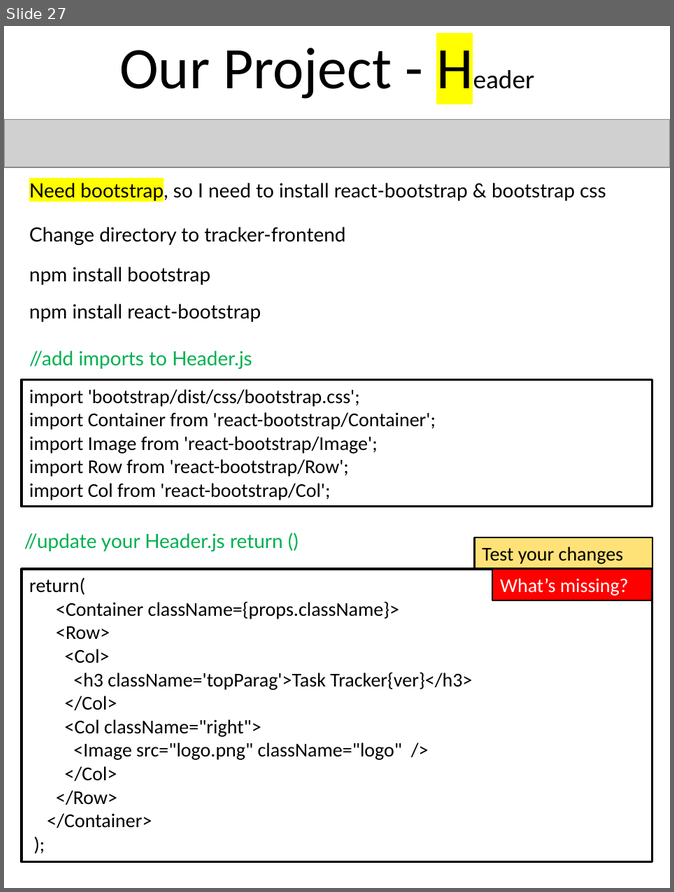
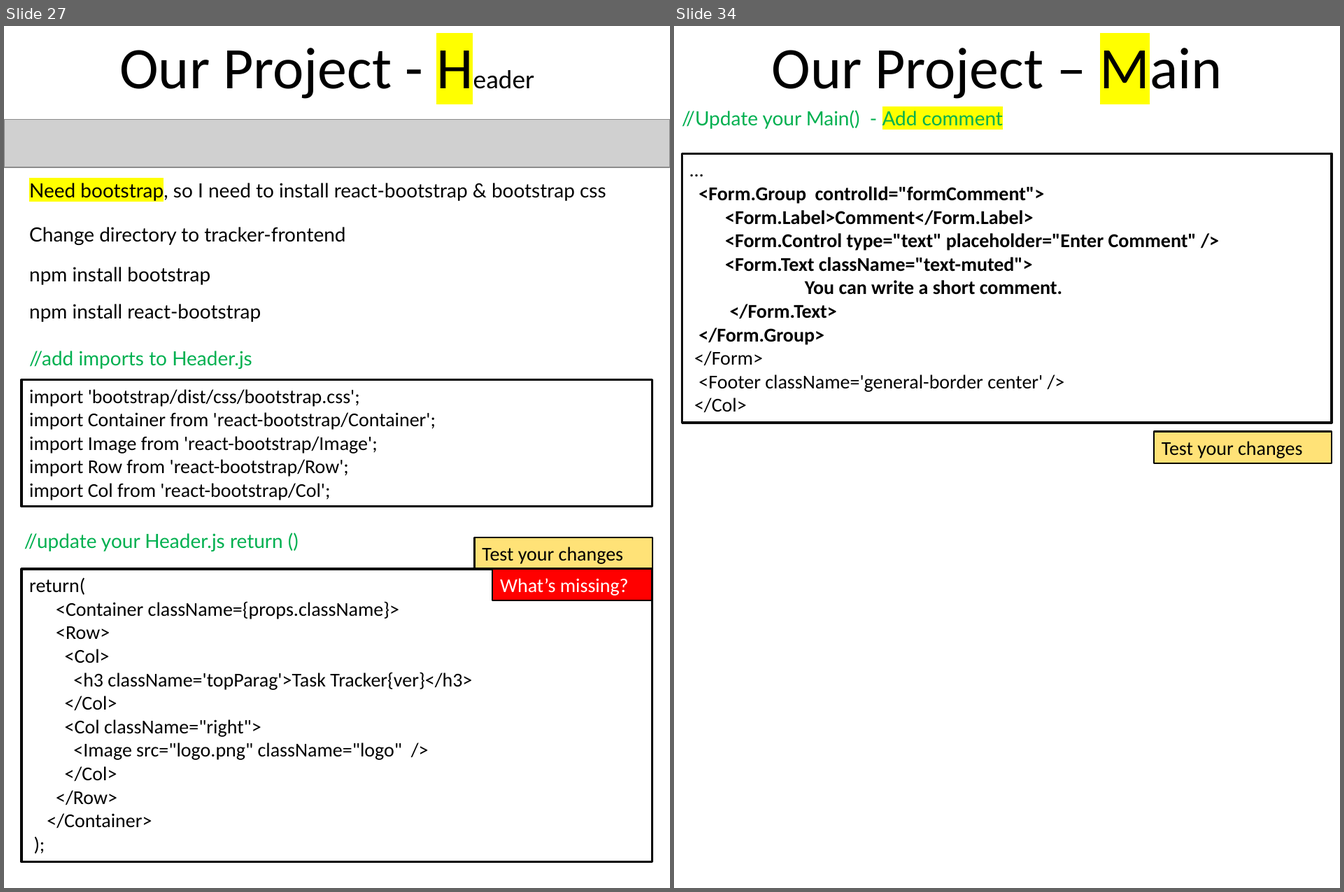
Before and after one commit to scorpion0511/mytracker, a slide deck: doc/React.pptx. Shown side by side, each under a label of ours: slide 27 before the commit, slides 27 and 34 after it; the slides between them are not shown. The pictures are 674x892 and 1344x892 pixels, drawn with LibreOffice and Linux fonts; fonts in the diff are those of the drawing; grey boxes stand for pictures. Boxes give left, top, right and bottom in pixels: in the first picture for what was removed or moved away, otherwise in the second. Text is boxed around its words. In the diff, an @@ line names an element or a change of style, - is before the commit and + after.

```diff
--- a/doc/React.pptx
+++ b/doc/React.pptx
@@ slide 34 added at (674,26,1340,888), background #FFFFFF @@
@@ text added at (771,40,1223,102), 54 pt, text #000000 @@
+Our Project – Main
@@ text added at (682,110,1003,129), 18 pt, text #00B050 @@
+//Update your Main() - Add comment
@@ rectangle added at (682,154,1332,423), outline #0D0D0D 2.25 pt, 18 pt, text #000000, bold @@
+…
+<Form.Group controlId="formComment">
+<Form.Label>Comment</Form.Label>
+<Form.Control type="text" placeholder="Enter Comment" />
+<Form.Text className="text-muted">
+You can write a short comment.
+</Form.Text>
+</Form.Group>
+</Form>
+<Footer className='general-border center' />
+</Col>
@@ rectangle added at (1153,432,1332,464), fill #FFE277, outline #000000 1.5 pt, 18 pt, text #000000 @@
+Test your changes
```
Also in this commit, not shown: 2 slides changed, 6 other slides added.
